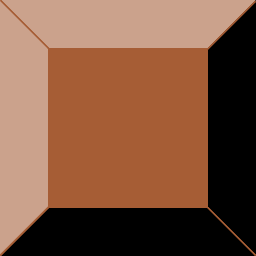
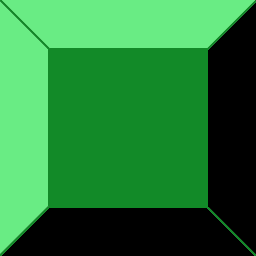
Layer changes from the first w=256, h=256 image to the second:
added layer "Lines Underwater" above "Lines Underground" over box(0, 0, 256, 256)
hid "Lines Overworld" over box(0, 0, 256, 256)
added layer "Half Underwater" above "Half Underground" over box(48, 48, 208, 208)
hid "Half Overworld" over box(48, 48, 208, 208)
added layer "Light Underwater" above "Light Overworld" over box(0, 0, 256, 256)
hid "Light Overworld" over box(0, 0, 256, 256)
